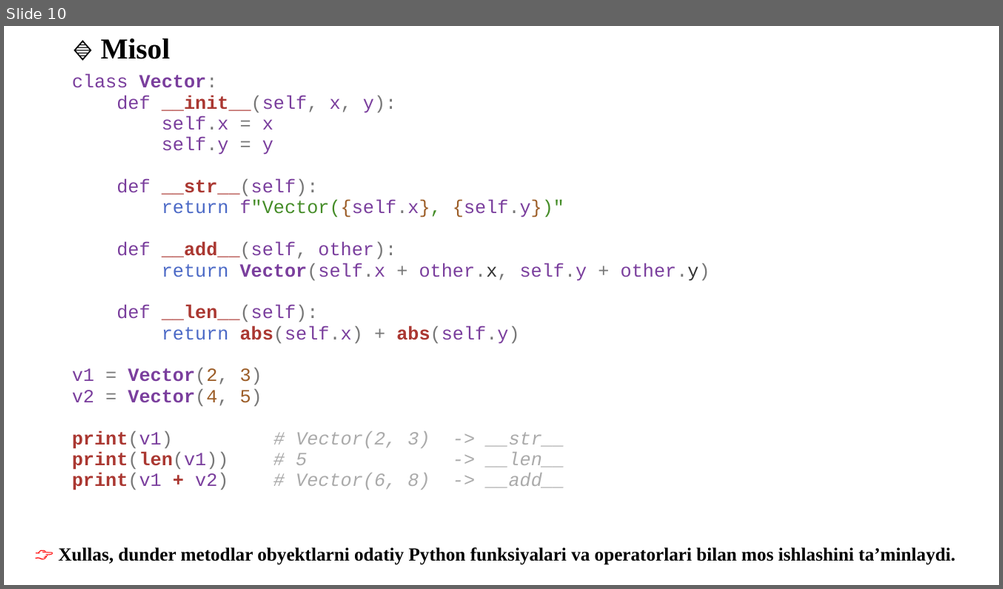
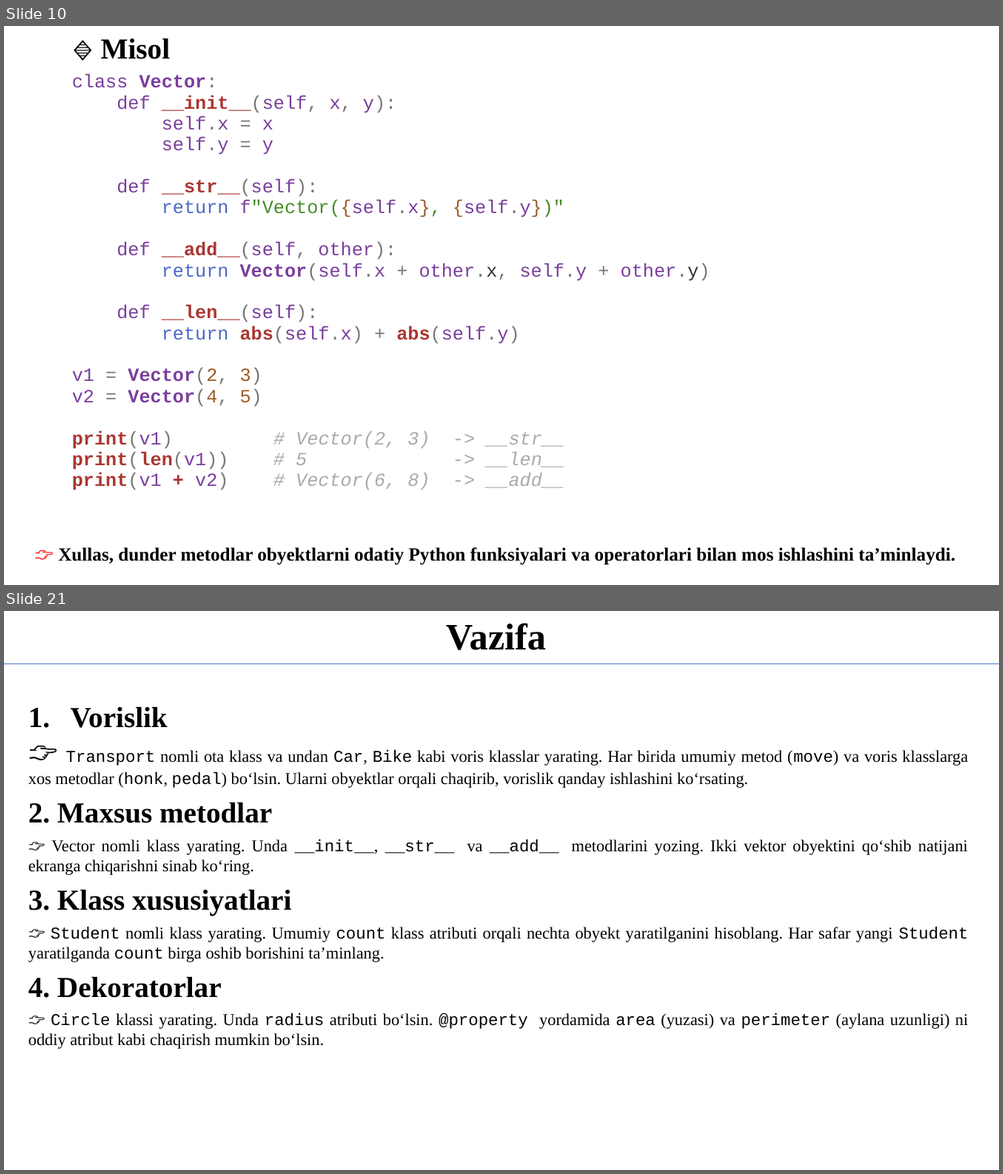
Before and after one commit to qwerty291996/2025-2026, a slide deck: Dars materiallari 2025-2026/Python dasturlash tili 2025-2026/5-kurs/1.13 Vorislik/1.13 Vorislik.pptx. Shown one above the other, each under a label of ours: slide 10 before the commit, slides 10 and 21 after it; the slides between them are not shown. The pictures are 1003x589 and 1003x1174 pixels, drawn with LibreOffice and Linux fonts; fonts in the diff are those of the drawing. Boxes give left, top, right and bottom in pixels: in the first picture for what was removed or moved away, otherwise in the second. Text is boxed around its words. In the diff, an @@ line names an element or a change of style, - is before the commit and + after.

```diff
--- a/Dars materiallari 2025-2026/Python dasturlash tili 2025-2026/5-kurs/1.13 Vorislik/1.13 Vorislik.pptx
+++ b/Dars materiallari 2025-2026/Python dasturlash tili 2025-2026/5-kurs/1.13 Vorislik/1.13 Vorislik.pptx
@@ slide 21 added at (x1=4, y1=611, x2=999, y2=1170), background #FFFFFF @@
@@ text added at (x1=446, y1=623, x2=546, y2=650), 36 pt, text #000000, bold @@
+Vazifa
@@ line added from (4, 664) to (999, 664), #4472C4 0.5 pt @@
@@ text added at (x1=28, y1=706, x2=968, y2=1049), 16 pt, text #000000 @@
+1. Vorislik
+👉 Transport nomli ota klass va undan Car, Bike kabi voris klasslar yarating. Har birida umumiy metod (move) va voris klasslarga xos metodlar (honk, pedal) bo‘lsin. Ularni obyektlar orqali chaqirib, vorislik qanday ishlashini ko‘rsating.
+2. Maxsus metodlar
+👉 Vector nomli klass yarating. Unda __init__, __str__ va __add__ metodlarini yozing. Ikki vektor obyektini qo‘shib natijani ekranga chiqarishni sinab ko‘ring.
+3. Klass xususiyatlari
+👉 Student nomli klass yarating. Umumiy count klass atributi orqali nechta obyekt yaratilganini hisoblang. Har safar yangi Student yaratilganda count birga oshib borishini ta’minlang.
+4. Dekoratorlar
+👉 Circle klassi yarating. Unda radius atributi bo‘lsin. @property yordamida area (yuzasi) va perimeter (aylana uzunligi) ni oddiy atribut kabi chaqirish mumkin bo‘lsin.
```
Also in this commit, not shown: 2 slides changed, 10 other slides added, 2 other files.
